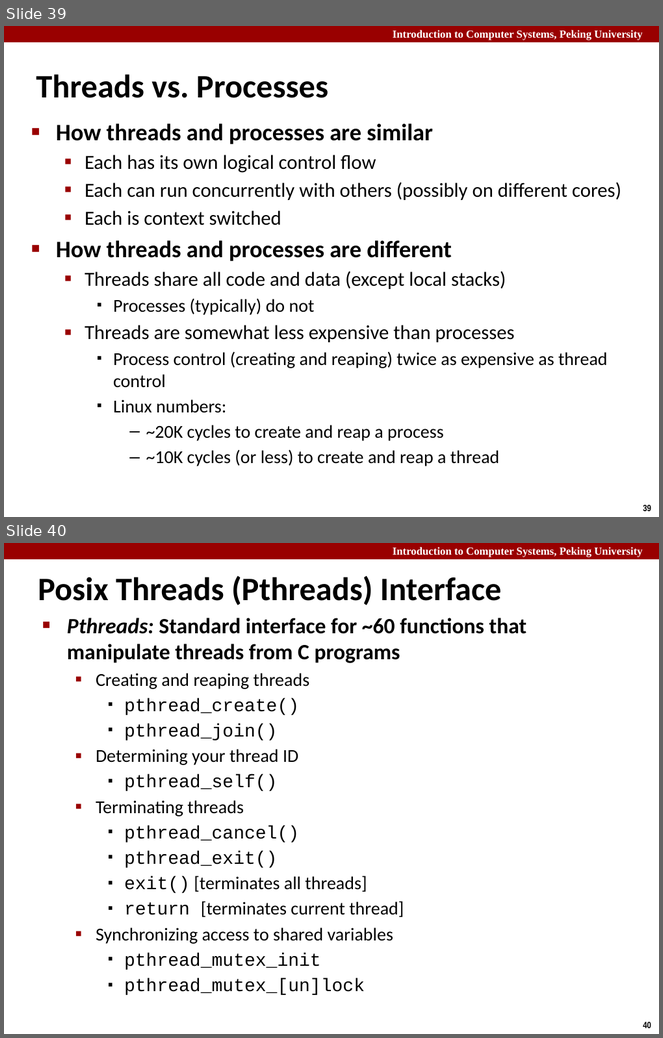
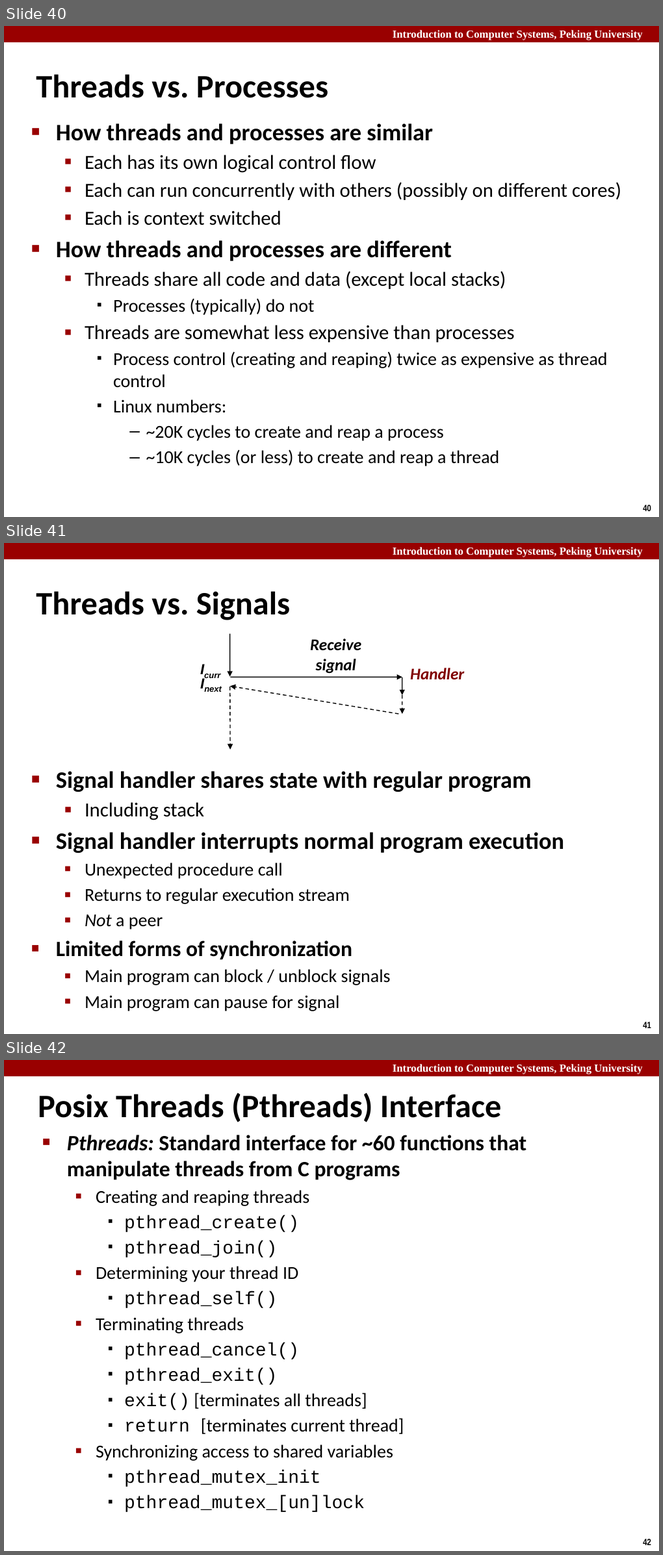
Before and after one commit to caodg/ics, a slide deck: slides/B12-CONC.pptx. Shown one above the other, each under a label of ours: slides 39 and 40 before the commit, slides 40, 41 and 42 after it. The pictures are 663x1038 and 663x1555 pixels, drawn with LibreOffice and Linux fonts; fonts in the diff are those of the drawing. Boxes give left, top, right and bottom in pixels: in the first picture for what was removed or moved away, otherwise in the second. Text is boxed around its words. In the diff, an @@ line names an element or a change of style, - is before the commit and + after.

```diff
--- a/slides/B12-CONC.pptx
+++ b/slides/B12-CONC.pptx
@@ slide 41 added at <box>4,543,659,1034</box>, background #FFFFFF; not listed: 3 template elements that a slide beside it also shows @@
@@ title added at <box>36,591,290,620</box>, 36 pt, text #000000, bold @@
+Threads vs. Signals
@@ group added at <box>194,634,464,750</box>: 6 arrows, 4 texts @@
+Icurr
+Inext
+Handler
+Receive
+signal
@@ text added at <box>56,771,564,1012</box>, 20 pt, text #000000 @@
+■ Signal handler shares state with regular program
+  ▪ Including stack
+■ Signal handler interrupts normal program execution
+  ▪ Unexpected procedure call
+  ▪ Returns to regular execution stream
+  ▪ Not a peer
+■ Limited forms of synchronization
+  ▪ Main program can block / unblock signals
+  ▪ Main program can pause for signal
@@ what was slide 39 is now slide 40 @@
@@ page number at <box>643,505,651,512</box>: text changed @@
-39
+40
@@ what was slide 40 is now slide 42 @@
@@ page number at <box>643,1539,651,1546</box>: text changed @@
-40
+42
```
Also in this commit, not shown: 1 other slide added, 3 other files.
